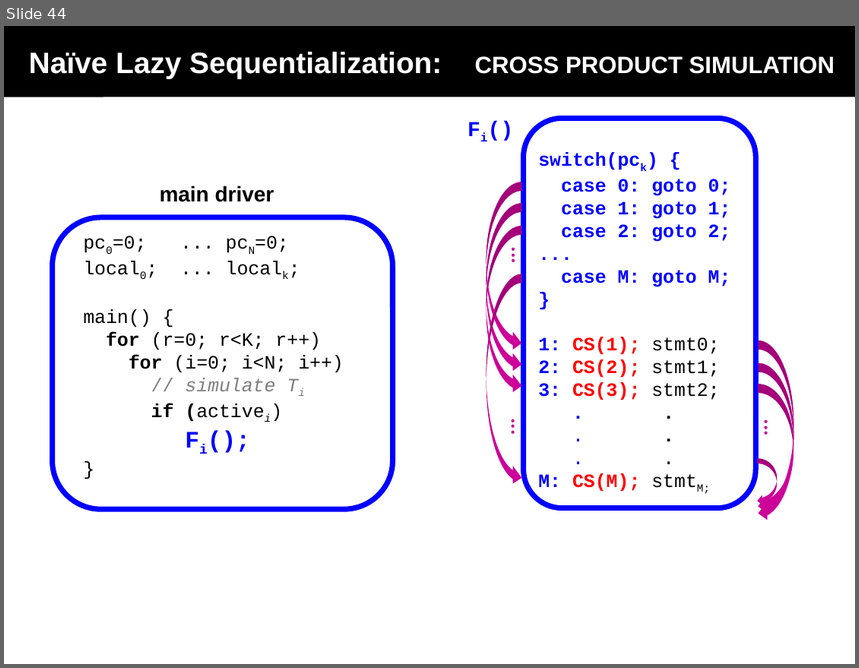
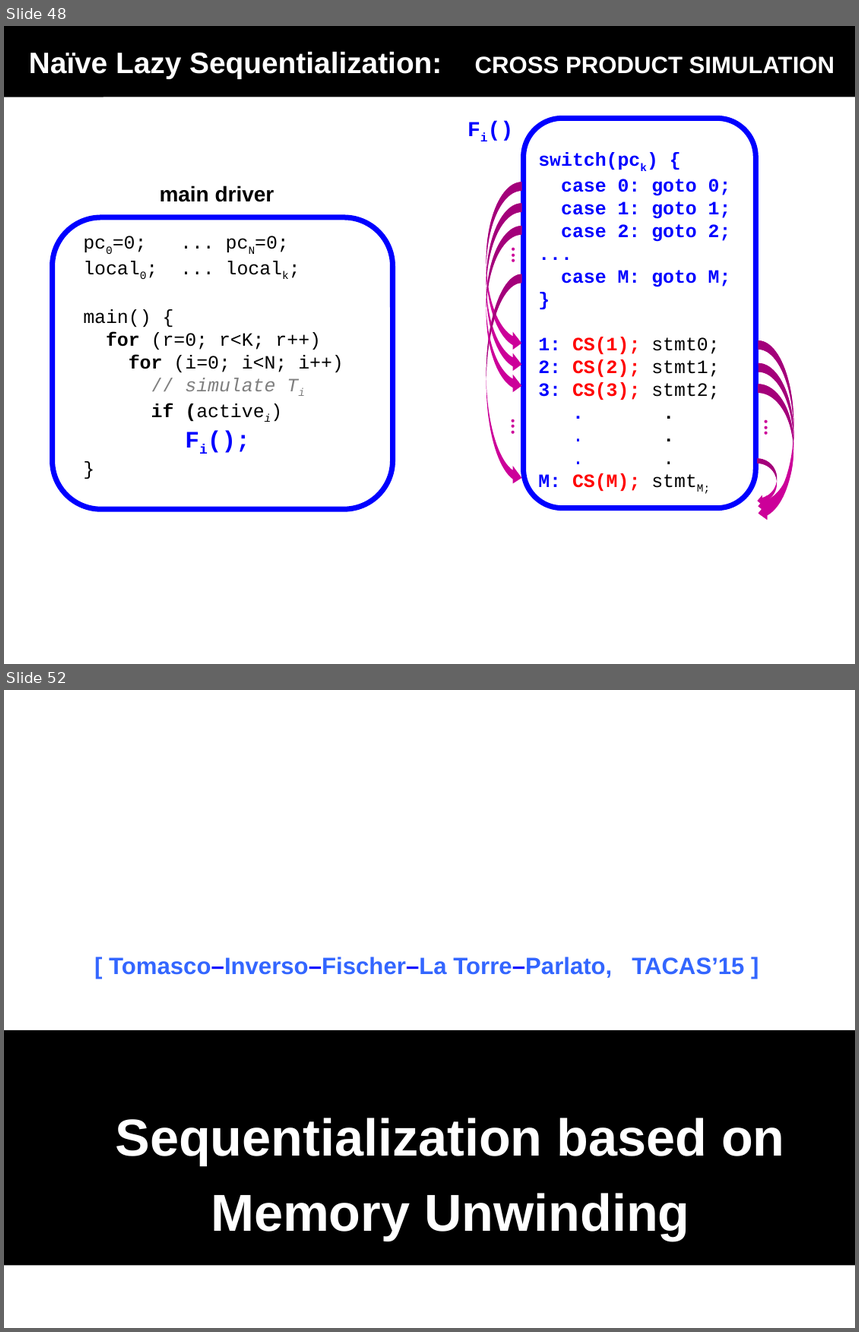
Before and after one commit to menesro/mpri, a slide deck: lecture3/sequentializations.ppt. Shown one above the other, each under a label of ours: slide 44 before the commit, slides 48 and 52 after it; the slides between them are not shown. The pictures are 859x668 and 859x1332 pixels, drawn with LibreOffice and Linux fonts; fonts in the diff are those of the drawing. Boxes give left, top, right and bottom in pixels: in the first picture for what was removed or moved away, otherwise in the second. Text is boxed around its words. In the diff, an @@ line names an element or a change of style, - is before the commit and + after.

Commit message:
some stuff added in the sequentializations

```diff
--- a/lecture3/sequentializations.ppt
+++ b/lecture3/sequentializations.ppt
@@ slide 52 added at bbox=[4, 690, 855, 1328], background #FFFFFF @@
@@ text added at bbox=[109, 957, 744, 978], 20 pt, text #3366FF, bold @@
+[ Tomasco–Inverso–Fischer–La Torre–Parlato, TACAS’15 ]
@@ rectangle added at bbox=[4, 1030, 855, 1265], fill #000000, 44 pt, text #FFFFFF, bold @@
+  Sequentialization based on
+  Memory Unwinding
@@ what was slide 44 is now slide 48 @@
```
Also in this commit, not shown: 4 slides changed, 22 other slides added, 2 other files.
